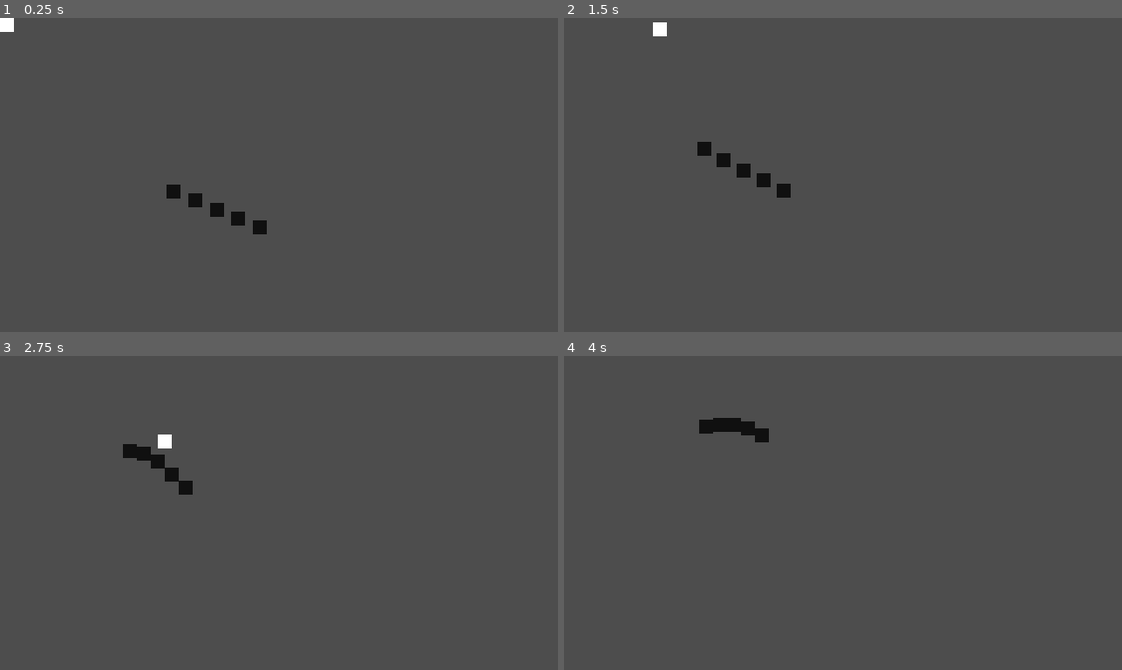
Above: before the commit, frames 1-4 (two rows, left to right).
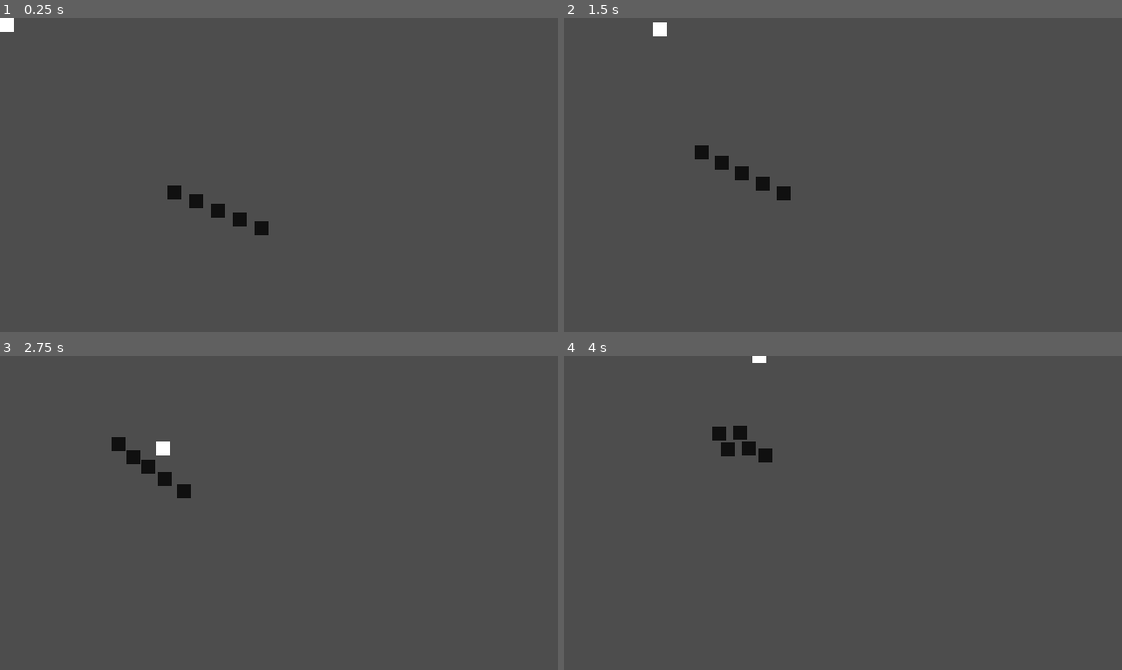
Above: after the commit, the same moments.

Repository: hkattt/fallen-angel
Game: Godot game, scene res://scenes/game.tscn
The game is run twice, just before and just after one commit, with the same random seed, the same clock (stepped at 60 frames per second) and the same inputs.
Inputs:
- Up to frame 1 (0.25 s): no input
- Up to frame 2 (1.5 s): hold D (move_right) 0.53-1.28 s; hold S (move_down) from 1.28 s (still down)
- Up to frame 3 (2.75 s): release S (move_down) at 2.03 s; hold D (move_right) from 2.03 s (still down)
- Up to frame 4 (4 s): release D (move_right) at 2.78 s; hold W (move_up) 2.78-3.53 s; hold A (move_left) from 3.53 s (still down)

The runs differ from the first frame. In frame 1, 0.2% of the frame differs, in the area x 29-49%, y 53-70%; in frame 2, 0.3%; in frame 3, 0.8%; in frame 4, 1.0%, in the area x 24-38%, y 0-34%.

Commit message:
Refactored Follow component using NavigationAgent2D

Diff:
--- a/src/scenes/components/follow/follow.gd
+++ b/src/scenes/components/follow/follow.gd
@@ -1,6 +1,8 @@
 class_name Follow extends Node2D
 
 @onready var parent: CharacterBody2D = get_parent()
+@onready var navigation_agent: NavigationAgent2D = $NavigationAgent2D
+@onready var timer: Timer = $Timer
 
 const follow_scene: PackedScene = preload("res://scenes/components/follow/follow.tscn")
 
@@ -15,11 +17,31 @@
 	return follow
 
 func _ready() -> void:
-	pass
+	navigation_agent.set_target_position(target.global_position)
+	navigation_agent.velocity_computed.connect(Callable(_on_velocity_computed))
+	timer.start(1)
 
 func _physics_process(_delta: float) -> void:
 	if !target: return
 
-	direction = parent.global_position.direction_to(target.global_position)
-	parent.velocity = speed * direction
+	# Do not query when the map has never synchronized and is empty.
+	if NavigationServer2D.map_get_iteration_id(navigation_agent.get_navigation_map()) == 0:
+		return
+	if navigation_agent.is_navigation_finished():
+		return
+
+	direction = parent.global_position.direction_to(navigation_agent.get_next_path_position())
+	var new_velocity: Vector2 = speed * direction
+	navigation_agent.set_velocity(new_velocity)
+
+	if navigation_agent.avoidance_enabled:
+		navigation_agent.set_velocity(new_velocity)
+	else:
+		_on_velocity_computed(new_velocity)
+
+func _on_velocity_computed(safe_velocity: Vector2) -> void:
+	parent.velocity = safe_velocity
 	parent.move_and_slide()
+
+func _on_timer_timeout() -> void:
+	navigation_agent.set_target_position(target.global_position)
--- a/src/scenes/components/follow/follow.tscn
+++ b/src/scenes/components/follow/follow.tscn
@@ -4,3 +4,12 @@
 
 [node name="Follow" type="Node2D"]
 script = ExtResource("1_8cmx6")
+
+[node name="NavigationAgent2D" type="NavigationAgent2D" parent="."]
+avoidance_enabled = true
+
+[node name="Timer" type="Timer" parent="."]
+autostart = true
+
+[connection signal="velocity_computed" from="NavigationAgent2D" to="." method="_on_navigation_agent_2d_velocity_computed"]
+[connection signal="timeout" from="Timer" to="." method="_on_timer_timeout"]
--- a/src/scenes/enemies/coal.tscn
+++ b/src/scenes/enemies/coal.tscn
@@ -1,7 +1,6 @@
-[gd_scene load_steps=4 format=3 uid="uid://dx1tmvagmv17l"]
+[gd_scene load_steps=3 format=3 uid="uid://dx1tmvagmv17l"]
 
 [ext_resource type="Script" uid="uid://dcebud64oq6rt" path="res://scenes/enemies/coal.gd" id="1_go4gr"]
-[ext_resource type="PackedScene" uid="uid://cl0glsnmmab0v" path="res://scenes/components/follow/follow.tscn" id="1_wjm6u"]
 
 [sub_resource type="RectangleShape2D" id="RectangleShape2D_go4gr"]
 size = Vector2(16, 16)
@@ -13,8 +12,6 @@
 color = Color(0.0646965, 0.0646965, 0.0646965, 1)
 polygon = PackedVector2Array(0, 0, 16, 0, 16, 16, 0, 16)
 
-[node name="Follow" parent="." instance=ExtResource("1_wjm6u")]
-
 [node name="CollisionShape2D" type="CollisionShape2D" parent="."]
 position = Vector2(8, 8)
 shape = SubResource("RectangleShape2D_go4gr")
--- a/src/scenes/game.tscn
+++ b/src/scenes/game.tscn
@@ -1,9 +1,17 @@
-[gd_scene load_steps=3 format=3 uid="uid://d22b66kpdirfw"]
+[gd_scene load_steps=4 format=3 uid="uid://d22b66kpdirfw"]
 
 [ext_resource type="Script" uid="uid://bs7rwe1lnmimh" path="res://scenes/game.gd" id="1_uwrxv"]
 [ext_resource type="PackedScene" uid="uid://xb2t0n7vd7jp" path="res://scenes/character/character.tscn" id="2_yqjtg"]
+
+[sub_resource type="NavigationPolygon" id="NavigationPolygon_yqjtg"]
+vertices = PackedVector2Array(733.898, 433.852, -88.7266, 422.141, -75.25, -99.0234, 729.078, -100.969)
+polygons = Array[PackedInt32Array]([PackedInt32Array(0, 1, 2, 3)])
+outlines = Array[PackedVector2Array]([PackedVector2Array(-85, -109, 739, -111, 744, 444, -99, 432)])
 
 [node name="Game" type="Node2D"]
 script = ExtResource("1_uwrxv")
 
 [node name="Character" parent="." instance=ExtResource("2_yqjtg")]
+
+[node name="NavigationRegion2D" type="NavigationRegion2D" parent="."]
+navigation_polygon = SubResource("NavigationPolygon_yqjtg")
